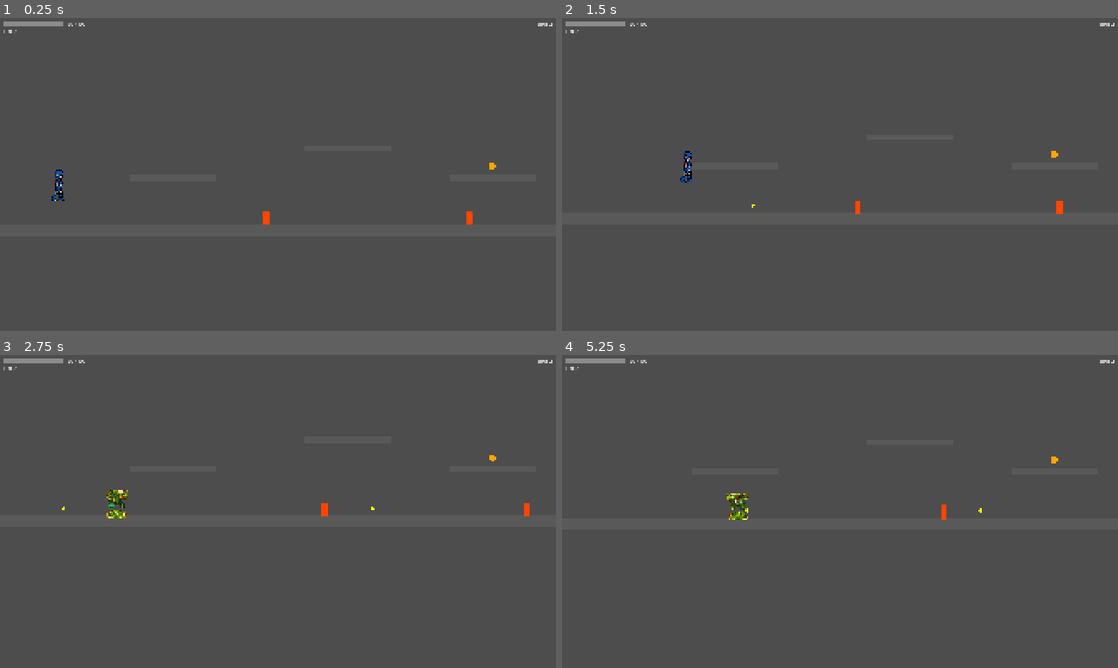
Above: before the commit, frames 1-4 (two rows, left to right).
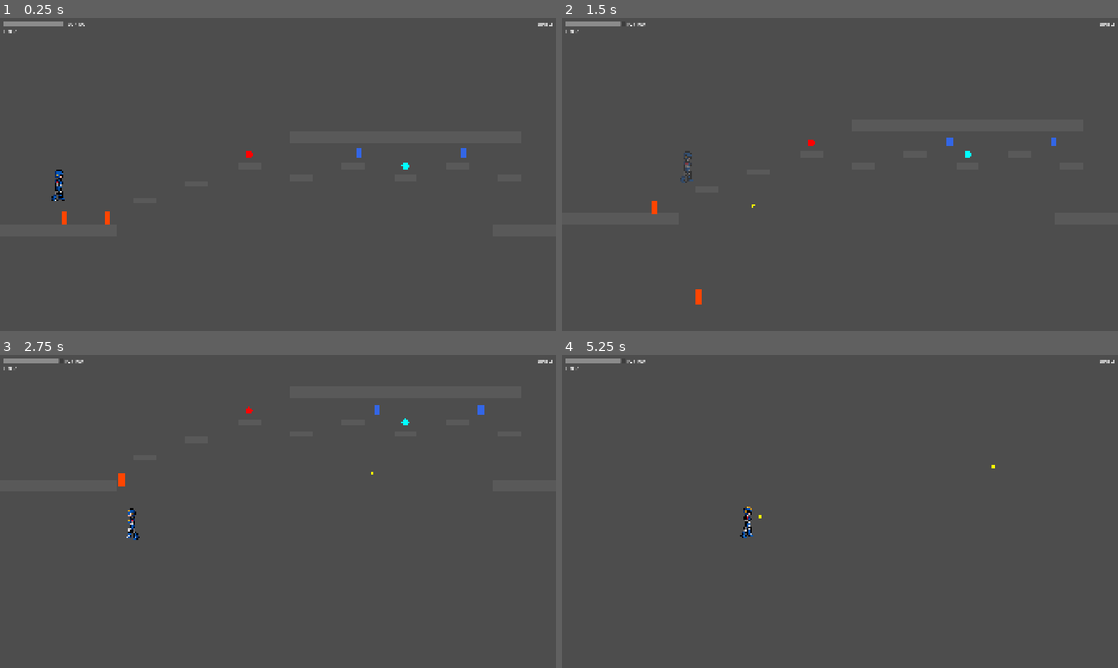
Above: after the commit, the same moments.

Repository: joaoramos00/NullvexGame
Game: Godot game, scene res://stages/stage_06/stage_06.tscn
Same seed, same stepped clock (60 frames per second), same inputs: the game is played once before the commit and once after it. This scene is started directly instead of the project's main scene.
Inputs (mouse positions are in pixels of both pictures, inside the frame that each line leads up to):
- Up to frame 1 (0.25 s): no input
- Up to frame 2 (1.5 s): move the mouse to (962, 158) at 0.52 s; hold Right (move_right) from 0.53 s (still down); tap Z (attack) at 0.6 s; click (962, 158) at 0.67 s; tap Space (jump) at 0.77 s; move the mouse to (728, 190) at 1.27 s; tap X (dash) at 1.35 s
- Up to frame 3 (2.75 s): tap Space (jump) at 1.52 s; move the mouse to (333, 442) at 2.02 s; release Right (move_right) at 2.03 s; hold Left (move_left) from 2.03 s (still down); tap Z (attack) at 2.1 s
- Up to frame 4 (5.25 s): move the mouse to (812, 574) at 2.77 s; release Left (move_left) at 2.78 s; hold Right (move_right) 2.78-4.28 s; tap X (dash) at 2.85, 4.35 s; click (812, 574) at 2.92 s; tap Space (jump) at 3.02, 3.77, 4.52 s; move the mouse to (1006, 558) at 3.52 s; tap Z (attack) at 3.6, 5.1 s; move the mouse to (673, 464) at 4.27 s; hold Left (move_left) 4.28-5.03 s; move the mouse to (867, 511) at 5.02 s; hold Right (move_right) from 5.03 s (still down); click (867, 511) at 5.17 s

The runs differ from the first frame. In frame 1, 0.3% of the frame differs, in the area x 11-90%, y 41-66%; in frame 2, 0.5%; in frame 3, 0.7%, in the area x 10-96%, y 1-60%; in frame 4, 0.5%.
Error in both runs: Invalid access to property or key 'body_entered' on a base object of type 'null instance'. (res://characters/enemies/enemy_base.gd:26)

Commit message:
feat: layout stage 06 - corredor sombrio (Umbraex)

Diff:
--- a/stages/stage_06/stage_06.tscn
+++ b/stages/stage_06/stage_06.tscn
@@ -12,28 +12,65 @@
 [ext_resource type="PackedScene" uid="uid://enemy_base" path="res://characters/enemies/enemy_base.tscn" id="10_grunt"]
 [ext_resource type="PackedScene" uid="uid://enemy_flyer" path="res://characters/enemies/enemy_flyer.tscn" id="11_flyer"]
 
-[sub_resource type="RectangleShape2D" id="Floor"]
-size = Vector2(5400, 40)
-
-[sub_resource type="RectangleShape2D" id="PA"]
-size = Vector2(300, 20)
-
-[sub_resource type="RectangleShape2D" id="PB"]
-size = Vector2(300, 20)
-
-[sub_resource type="RectangleShape2D" id="PC"]
-size = Vector2(300, 20)
-
-[sub_resource type="RectangleShape2D" id="PD"]
-size = Vector2(300, 20)
-
-[sub_resource type="RectangleShape2D" id="PE"]
-size = Vector2(300, 20)
-
-[sub_resource type="RectangleShape2D" id="PF"]
-size = Vector2(200, 20)
+[sub_resource type="RectangleShape2D" id="FloorStart"]
+size = Vector2(400, 40)
+
+[sub_resource type="RectangleShape2D" id="FloorMid"]
+size = Vector2(600, 40)
+
+[sub_resource type="RectangleShape2D" id="FloorPre"]
+size = Vector2(400, 40)
+
+[sub_resource type="RectangleShape2D" id="FloorBoss"]
+size = Vector2(1200, 40)
+
+[sub_resource type="RectangleShape2D" id="CeilSlab"]
+size = Vector2(800, 40)
+
+[sub_resource type="RectangleShape2D" id="NP1"]
+size = Vector2(80, 20)
+
+[sub_resource type="RectangleShape2D" id="NP2"]
+size = Vector2(80, 20)
+
+[sub_resource type="RectangleShape2D" id="NP3"]
+size = Vector2(80, 20)
+
+[sub_resource type="RectangleShape2D" id="NP4"]
+size = Vector2(80, 20)
+
+[sub_resource type="RectangleShape2D" id="NP5"]
+size = Vector2(80, 20)
+
+[sub_resource type="RectangleShape2D" id="NP6"]
+size = Vector2(80, 20)
+
+[sub_resource type="RectangleShape2D" id="NP7"]
+size = Vector2(80, 20)
+
+[sub_resource type="RectangleShape2D" id="NP8"]
+size = Vector2(80, 20)
+
+[sub_resource type="RectangleShape2D" id="WP1"]
+size = Vector2(120, 20)
+
+[sub_resource type="RectangleShape2D" id="WP2"]
+size = Vector2(100, 20)
+
+[sub_resource type="RectangleShape2D" id="WP3"]
+size = Vector2(120, 20)
+
+[sub_resource type="RectangleShape2D" id="WP4"]
+size = Vector2(100, 20)
+
+[sub_resource type="RectangleShape2D" id="WP5"]
+size = Vector2(120, 20)
+
+[sub_resource type="RectangleShape2D" id="WP6"]
+size = Vector2(100, 20)
 
 [node name="Stage06" type="Node2D"]
+platform_color = Color(0.25, 0.1, 0.4, 1)
 script = ExtResource("1_script")
 
 [node name="PlayerSpawn" type="Node2D" parent="."]
@@ -42,71 +79,124 @@
 [node name="StageController" parent="." instance=ExtResource("2_sc")]
 
 [node name="Checkpoint1" parent="." instance=ExtResource("3_cp")]
-position = Vector2(2000, 490)
+position = Vector2(1900, 490)
 checkpoint_index = 1
 
 [node name="Checkpoint2" parent="." instance=ExtResource("3_cp")]
-position = Vector2(3800, 490)
+position = Vector2(3700, 490)
 checkpoint_index = 2
 
-[node name="Floor" type="StaticBody2D" parent="."]
-position = Vector2(2600, 560)
-
-[node name="CollisionShape2D" type="CollisionShape2D" parent="Floor"]
-shape = SubResource("Floor")
-
-[node name="PlatformA" type="StaticBody2D" parent="."]
-position = Vector2(600, 380)
-
-[node name="CollisionShape2D" type="CollisionShape2D" parent="PlatformA"]
-shape = SubResource("PA")
-
-[node name="PlatformB" type="StaticBody2D" parent="."]
-position = Vector2(1200, 280)
-
-[node name="CollisionShape2D" type="CollisionShape2D" parent="PlatformB"]
-shape = SubResource("PB")
-
-[node name="PlatformC" type="StaticBody2D" parent="."]
-position = Vector2(1700, 380)
-
-[node name="CollisionShape2D" type="CollisionShape2D" parent="PlatformC"]
-shape = SubResource("PC")
-
-[node name="PlatformD" type="StaticBody2D" parent="."]
-position = Vector2(2400, 280)
-
-[node name="CollisionShape2D" type="CollisionShape2D" parent="PlatformD"]
-shape = SubResource("PD")
-
-[node name="PlatformE" type="StaticBody2D" parent="."]
-position = Vector2(3000, 380)
-
-[node name="CollisionShape2D" type="CollisionShape2D" parent="PlatformE"]
-shape = SubResource("PE")
-
-[node name="PlatformF" type="StaticBody2D" parent="."]
-position = Vector2(3600, 280)
-
-[node name="CollisionShape2D" type="CollisionShape2D" parent="PlatformF"]
-shape = SubResource("PF")
+[node name="FloorStart" type="StaticBody2D" parent="."]
+position = Vector2(200, 560)
+[node name="CollisionShape2D" type="CollisionShape2D" parent="FloorStart"]
+shape = SubResource("FloorStart")
+
+[node name="FloorMid" type="StaticBody2D" parent="."]
+position = Vector2(2000, 560)
+[node name="CollisionShape2D" type="CollisionShape2D" parent="FloorMid"]
+shape = SubResource("FloorMid")
+
+[node name="FloorPre" type="StaticBody2D" parent="."]
+position = Vector2(3800, 560)
+[node name="CollisionShape2D" type="CollisionShape2D" parent="FloorPre"]
+shape = SubResource("FloorPre")
+
+[node name="FloorBoss" type="StaticBody2D" parent="."]
+position = Vector2(4700, 560)
+[node name="CollisionShape2D" type="CollisionShape2D" parent="FloorBoss"]
+shape = SubResource("FloorBoss")
+
+[node name="CeilingSlab" type="StaticBody2D" parent="."]
+position = Vector2(1400, 240)
+[node name="CollisionShape2D" type="CollisionShape2D" parent="CeilingSlab"]
+shape = SubResource("CeilSlab")
+
+[node name="NarrowPlat1" type="StaticBody2D" parent="."]
+position = Vector2(500, 460)
+[node name="CollisionShape2D" type="CollisionShape2D" parent="NarrowPlat1"]
+shape = SubResource("NP1")
+
+[node name="NarrowPlat2" type="StaticBody2D" parent="."]
+position = Vector2(680, 400)
+[node name="CollisionShape2D" type="CollisionShape2D" parent="NarrowPlat2"]
+shape = SubResource("NP2")
+
+[node name="NarrowPlat3" type="StaticBody2D" parent="."]
+position = Vector2(860, 340)
+[node name="CollisionShape2D" type="CollisionShape2D" parent="NarrowPlat3"]
+shape = SubResource("NP3")
+
+[node name="NarrowPlat4" type="StaticBody2D" parent="."]
+position = Vector2(1040, 380)
+[node name="CollisionShape2D" type="CollisionShape2D" parent="NarrowPlat4"]
+shape = SubResource("NP4")
+
+[node name="NarrowPlat5" type="StaticBody2D" parent="."]
+position = Vector2(1220, 340)
+[node name="CollisionShape2D" type="CollisionShape2D" parent="NarrowPlat5"]
+shape = SubResource("NP5")
+
+[node name="NarrowPlat6" type="StaticBody2D" parent="."]
+position = Vector2(1400, 380)
+[node name="CollisionShape2D" type="CollisionShape2D" parent="NarrowPlat6"]
+shape = SubResource("NP6")
+
+[node name="NarrowPlat7" type="StaticBody2D" parent="."]
+position = Vector2(1580, 340)
+[node name="CollisionShape2D" type="CollisionShape2D" parent="NarrowPlat7"]
+shape = SubResource("NP7")
+
+[node name="NarrowPlat8" type="StaticBody2D" parent="."]
+position = Vector2(1760, 380)
+[node name="CollisionShape2D" type="CollisionShape2D" parent="NarrowPlat8"]
+shape = SubResource("NP8")
+
+[node name="WidePlat1" type="StaticBody2D" parent="."]
+position = Vector2(2100, 420)
+[node name="CollisionShape2D" type="CollisionShape2D" parent="WidePlat1"]
+shape = SubResource("WP1")
+
+[node name="WidePlat2" type="StaticBody2D" parent="."]
+position = Vector2(2400, 360)
+[node name="CollisionShape2D" type="CollisionShape2D" parent="WidePlat2"]
+shape = SubResource("WP2")
+
+[node name="WidePlat3" type="StaticBody2D" parent="."]
+position = Vector2(2700, 420)
+[node name="CollisionShape2D" type="CollisionShape2D" parent="WidePlat3"]
+shape = SubResource("WP3")
+
+[node name="WidePlat4" type="StaticBody2D" parent="."]
+position = Vector2(3000, 360)
+[node name="CollisionShape2D" type="CollisionShape2D" parent="WidePlat4"]
+shape = SubResource("WP4")
+
+[node name="WidePlat5" type="StaticBody2D" parent="."]
+position = Vector2(3300, 420)
+[node name="CollisionShape2D" type="CollisionShape2D" parent="WidePlat5"]
+shape = SubResource("WP5")
+
+[node name="WidePlat6" type="StaticBody2D" parent="."]
+position = Vector2(3600, 380)
+[node name="CollisionShape2D" type="CollisionShape2D" parent="WidePlat6"]
+shape = SubResource("WP6")
 
 [node name="Heart" parent="." instance=ExtResource("4_col")]
-position = Vector2(2400, 240)
+position = Vector2(860, 300)
 stage_id = 6
 
 [node name="SubTank" parent="." instance=ExtResource("4_col")]
-position = Vector2(3600, 240)
+position = Vector2(1400, 340)
 collectible_type = 1
 subtank_index = 2
 
 [node name="ArmorZaraArms" parent="." instance=ExtResource("4_col")]
-position = Vector2(1700, 340)
+position = Vector2(2700, 380)
 collectible_type = 3
 armor_piece = "arms"
 
 [node name="LaserZael" parent="." instance=ExtResource("4_col")]
-position = Vector2(3000, 340)
+position = Vector2(3300, 380)
 collectible_type = 4
 ability_id = "laser"
 
@@ -117,19 +207,22 @@
 arena_floor = 540.0
 
 [node name="Grunt1" parent="." instance=ExtResource("10_grunt")]
-position = Vector2(900, 490)
+position = Vector2(200, 490)
 
 [node name="Grunt2" parent="." instance=ExtResource("10_grunt")]
-position = Vector2(1600, 490)
+position = Vector2(350, 490)
 
 [node name="Grunt3" parent="." instance=ExtResource("10_grunt")]
-position = Vector2(2700, 490)
+position = Vector2(2100, 490)
 
 [node name="Grunt4" parent="." instance=ExtResource("10_grunt")]
-position = Vector2(3400, 490)
+position = Vector2(3700, 490)
 
 [node name="Flyer1" parent="." instance=ExtResource("11_flyer")]
-position = Vector2(2100, 300)
+position = Vector2(1220, 300)
+
+[node name="Flyer2" parent="." instance=ExtResource("11_flyer")]
+position = Vector2(1580, 300)
 
 [node name="HUD" parent="." instance=ExtResource("5_hud")]
 [node name="PauseMenu" parent="." instance=ExtResource("6_pause")]
